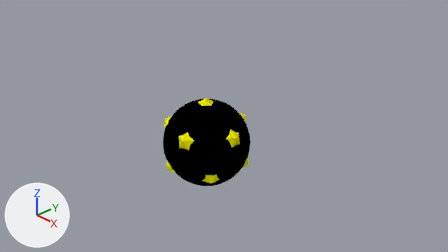
Renders of the Blender file Assets/Prefabs/Inimigo.blend from each side of a commit.
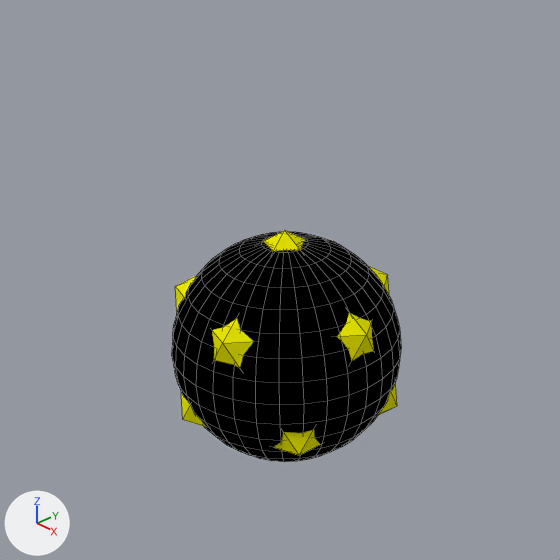
There are two pictures of each version: one from the file's camera 'Camera', one close up on the part from 22% to 69% of the width and 4% to 89% of the height. The axes (+X, +Y, +Z) are drawn at lower left. The lights are the same throughout. The close-ups show mesh edges as thin lines.
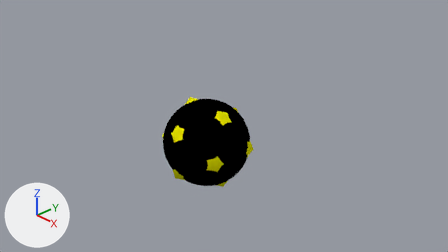
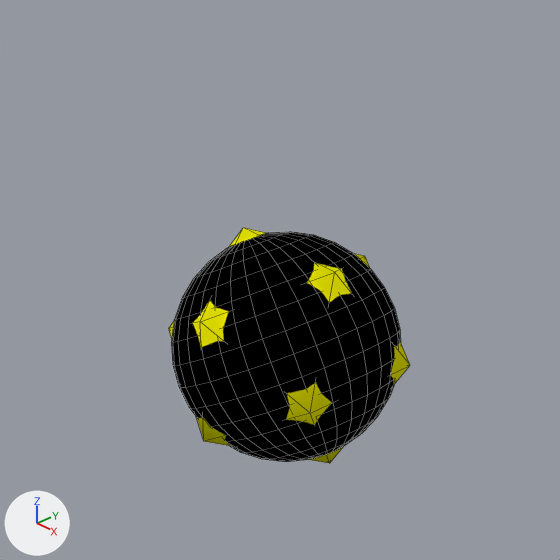
Commit message: Inimigo
feito novamente detalhes do inimigo

Boxes (x1, y1, x2, y2) around the edits, measured in the close-ups (560 x 560 px):
'Sphere', reshaped, turned: before (172, 232, 401, 462); after (169, 228, 410, 463)
'Icosphere', deleted (yellow): before (175, 230, 397, 455)
part 1 of me_sphere_001, added (yellow): after (169, 228, 410, 463)
part 2 of me_sphere_001, shading changed: (172, 232, 400, 462) in both

Diff of the bpy script that builds the scene:
```diff
--- a/Assets/Prefabs/Inimigo.blend.py
+++ b/Assets/Prefabs/Inimigo.blend.py
@@ me_sphere_001 @@
 # used by ob_sphere; location = (0.0, 0.0, 0.0)
-me_sphere_001.from_pydata(...)  # 482 vertices, 512 faces; spans x -1.0..1.0, y -1.0..1.0, z -1.0..1.0
+me_sphere_001.from_pydata(...)  # 494 vertices, 532 faces; spans x -1.0..1.0, y -1.0..1.0, z -1.1..1.1
+# me_sphere_001 part 1: a new loose piece, an icosphere of 20 faces spanning x -0.98..0.98, y -0.94..0.94, z -1.1..1.1, in mat_material_001 (yellow #e7e600)
+# me_sphere_001 part 2: 512 kept faces spanning x -1.0..1.0, y -1.0..1.0, z -1.0..1.0 are now shaded smooth
 me_sphere_001.materials.append(mat_material_002)
+me_sphere_001.materials.append(mat_material_001)  # yellow #e7e600
@@ ob_sphere @@
 ob_sphere.location = (0.0, 0.0, 0.0)
+ob_sphere.rotation_euler = (0.0, -0.523, 0.0)  # degrees (0, -30, 0)
@@ ob_icosphere @@
-ob_icosphere = bpy.data.objects.new('Icosphere', me_icosphere_001)
-ob_icosphere.location = (0.0, 0.0, 0.0)
-ob_icosphere.scale = (1.1, 1.1, 1.1)
```
